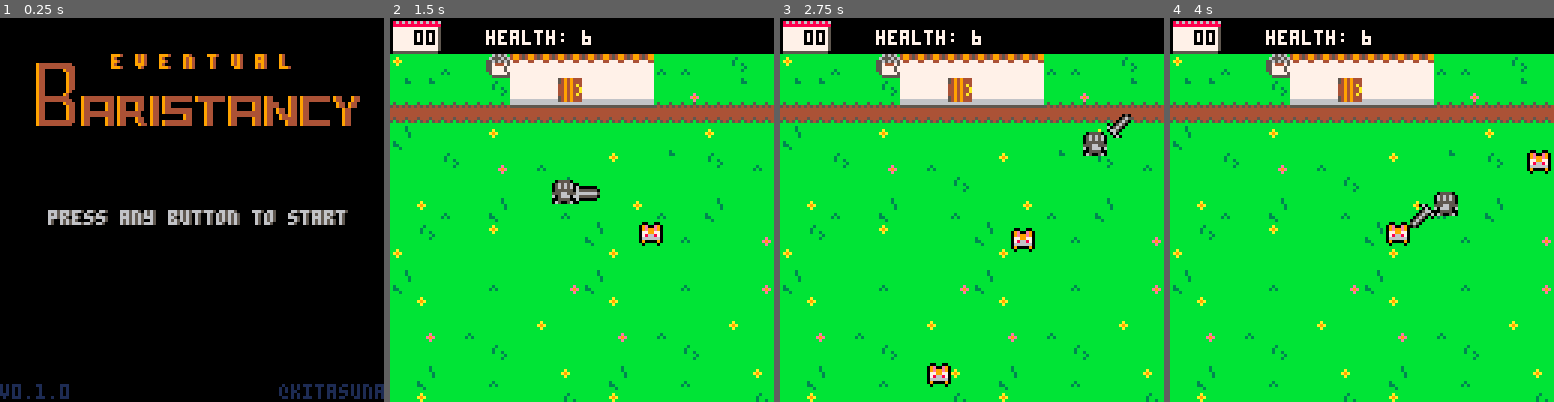
Above: before the commit, frames 1-4 (left to right).
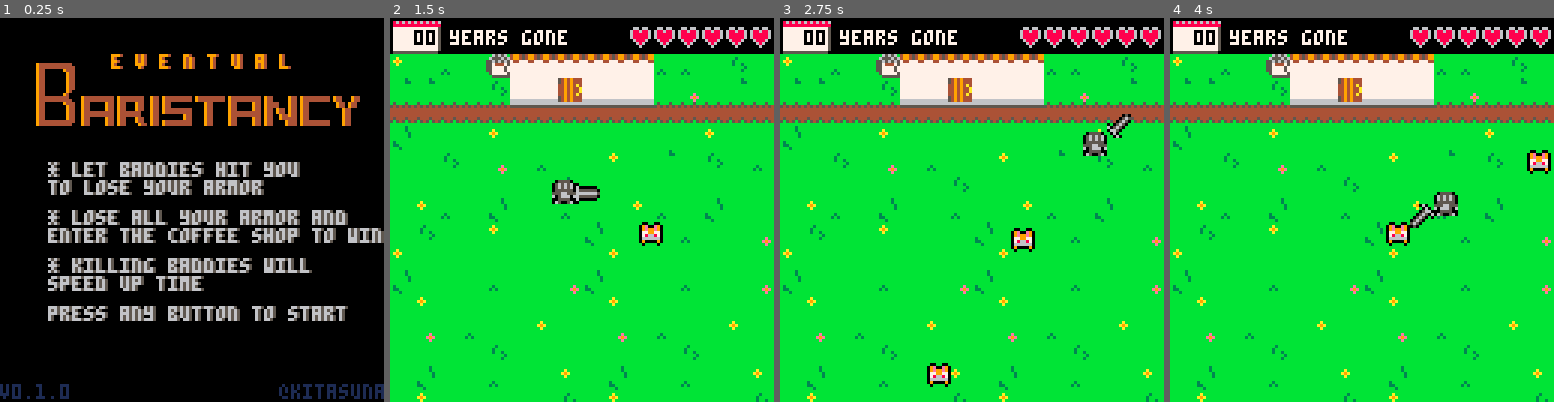
Above: after the commit, the same moments.

Repository: kitasuna/eventual-baristancy
Game: PICO-8 cartridge main.p8
Two runs of this game, one before a commit and one after it. Both use one fixed random seed, a clock stepped at 60 frames per second and the inputs below.
Inputs:
- Up to frame 1 (0.25 s): no input
- Up to frame 2 (1.5 s): tap X (X key) at 0.33, 1.07 s; tap O (Z key) at 0.7 s
- Up to frame 3 (2.75 s): hold Right 1.6-2.1 s; tap O (Z key) at 1.7, 2.1, 2.5 s; tap X (X key) at 1.85 s; hold Up 2.15-2.42 s; hold Right from 2.47 s (still down)
- Up to frame 4 (4 s): tap O (Z key) at 2.9, 3.3, 3.7 s; tap X (X key) at 2.97 s; release Right at 3.03 s; hold Left 3.08-3.58 s; hold Down 3.63-3.97 s

The runs differ from the first frame. In frame 1, 12% of the frame differs, in the area x 12-100%, y 37-79%; in frame 2, 1.8%; in frame 3, 1.8%; in frame 4, 1.8%.

Commit message:
Add sound effects Add instructions to title screen

Diff:
--- a/dad.lua
+++ b/dad.lua
@@ -46,6 +46,7 @@
     end
   end,
   handle_collision = function(p)
+    sfx(18)
     p.ttl = 3
     p.state = "sleep"
     _mods.slow_baddies = true
--- a/entity.lua
+++ b/entity.lua
@@ -83,6 +83,7 @@
     e.state = "dead"
     e.vy = -e.vy
     e.vx = -e.vx
+    sfx(17)
   end,
 }
 
--- a/main.p8
+++ b/main.p8
@@ -45,8 +45,18 @@
   print("e v e n t u a l",38,12,4)
   print("e v e n t u a l",37,12,9)
   spr(208,12,12,16,3)
-  print("press any button to start",17,64,5)
-  print("press any button to start",16,64,6)
+
+  print("* let baddies hit you\nto lose your armor",17,48,5)
+  print("* let baddies hit you\nto lose your armor",16,48,6)
+
+  print("* lose all your armor and\nenter the coffee shop to win",17,64,5)
+  print("* lose all your armor and\nenter the coffee shop to win",16,64,6)
+
+  print("* killing baddies will\nspeed up time",17,80,5)
+  print("* killing baddies will\nspeed up time",16,80,6)
+
+  print("press any button to start",17,96,5)
+  print("press any button to start",16,96,6)
   print("v0.1.0", 0, 122, 1)
   print("@kitasuna", 93, 122, 1)
 end
@@ -94,9 +104,15 @@
   else
     -- print menu
     spr(136,1,1,2,2)
-    -- spr(148,8,0)
     print(_elapsed_years < 10 and "0".._elapsed_years or _elapsed_years,8,4,0)
-    print("health: "..player.health, 32,4,7)
+    print("years gone", 20,4,7)
+    -- print("health: "..player.health, 80,4,7)
+    for i=1,6 do
+      spr(154,72+(i*8),2)
+    end
+    for i=1,player.health do
+      spr(138,72+(i*8),2)
+    end
   end
 end
 
@@ -336,13 +352,13 @@
 77777777777777777777777777777777777777777777777700000000f055550f7777777777777775006860005b545b544444444476cc6cc60000000000000000
 77777777777777777777777777777777777777777777777700000000ff0000ff777777777777777500060000bbbbbbbbbbbbbbbb776666670000000000000000
 77777777549494445940000088888888ff65656fff65353f06060600000000007777777777777775000000000000000000000000000000000000000000000000
-77777777549494445940000088005568f6555656f653565307777700000000007777777777777775000000000000000000000000000000000000000000000000
-77777777449494a449a0000080855658556565655535653574444470000000005555555555555550000000000000000000000000000000000000000000000000
-777777774494944a4940000080586558557444755334443507444707000000000000000000000000000000000000000000000000000000000000000000000000
-777777774494944a4940000085568508557777573573735707777707060060600000000000000000000000000000000000000000000000000000000000000000
-77777777449494a449a0000086655808557777575577375307777707600060060000000000000000000000000000000000000000000000000000000000000000
-77777777549494445940000086650088f5777775f337373507777770060600600000000000000000000000000000000000000000000000000000000000000000
-66666666549494445940000088888888ff555555ff53535507777700600060600000000000000000000000000000000000000000000000000000000000000000
+77777777549494445940000088005568f6555656f653565307777700000000007777777777777775066066000000000000000000000000000000000000000000
+77777777449494a449a0000080855658556565655535653574444470000000005555555555555550600600600000000000000000000000000000000000000000
+777777774494944a4940000080586558557444755334443507444707000000000000000000000000600000600000000000000000000000000000000000000000
+777777774494944a4940000085568508557777573573735707777707060060600000000000000000600000600000000000000000000000000000000000000000
+77777777449494a449a0000086655808557777575577375307777707600060060000000000000000060006000000000000000000000000000000000000000000
+77777777549494445940000086650088f5777775f337373507777770060600600000000000000000006060000000000000000000000000000000000000000000
+66666666549494445940000088888888ff555555ff53535507777700600060600000000000000000000600000000000000000000000000000000000000000000
 00000000000000000000000000000000000000000000000000000000000000000000000000000000000000000000000000000000000000000000000000000000
 00000000000000000000000000000000000000000000000000000000000000000000000000000000000000000000000000000000000000000000000000000000
 00000000000000000000000000000000000000000000000000000000000000000000000000000000000000000000000000000000000000000000000000000000
--- a/player.lua
+++ b/player.lua
@@ -73,6 +73,7 @@
       end
       p.ittl = 2
       p.health -= 1
+      sfx(19)
       if p.health == 0 then
         sword.ttl = 0
       end
Not shown, changed: the sound effects (__sfx__) section of main.p8
